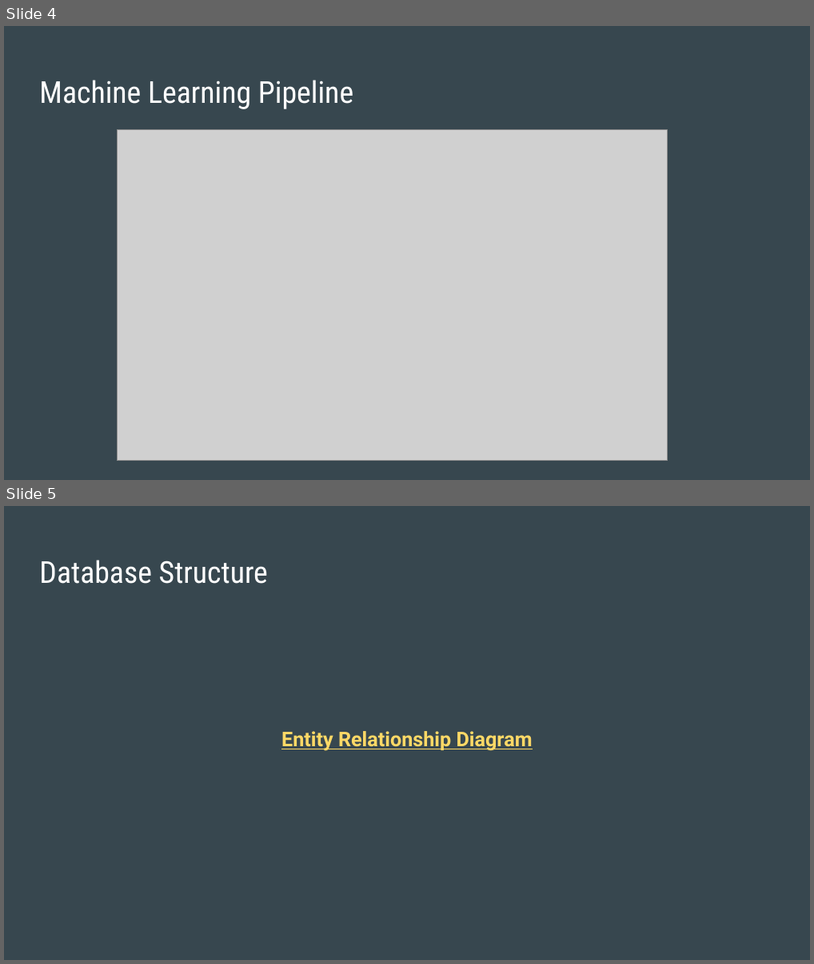
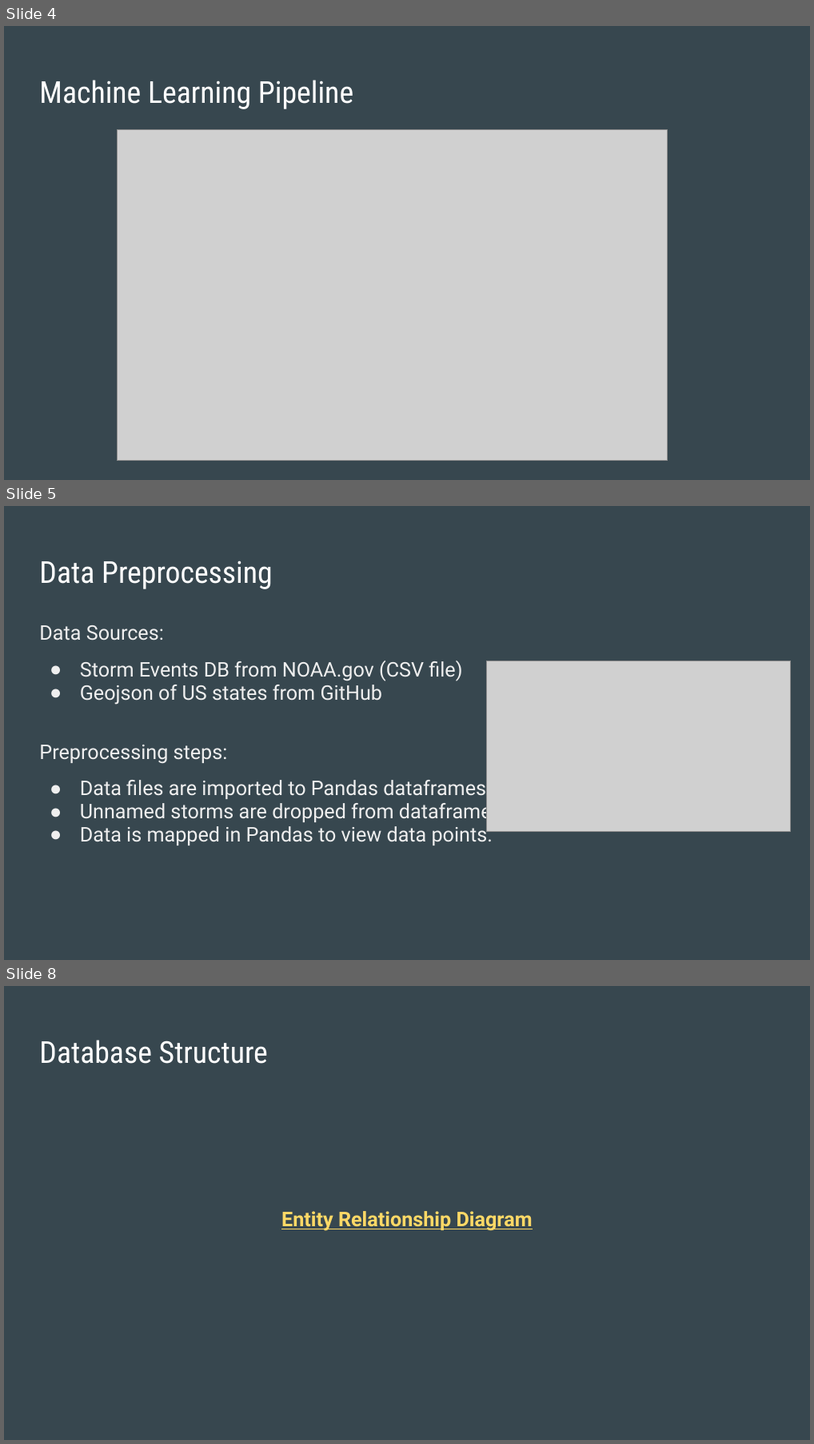
Before and after one commit to daniduce/Final-Project, a slide deck: Weather Patterns.pptx. Shown one above the other, each under a label of ours: slides 4 and 5 before the commit, slides 4, 5 and 8 after it; the slides between them are not shown. The pictures are 814x964 and 814x1444 pixels, drawn with LibreOffice and Linux fonts; fonts in the diff are those of the drawing; grey boxes stand for pictures. Boxes give left, top, right and bottom in pixels: in the first picture for what was removed or moved away, otherwise in the second. Text is boxed around its words. In the diff, an @@ line names an element or a change of style, - is before the commit and + after.

```diff
--- a/Weather Patterns.pptx
+++ b/Weather Patterns.pptx
@@ slide 5 added at (4,506,810,960), background #37474F @@
@@ title added at (39,560,273,589), 27 pt, text #FFFFFF @@
+Data Preprocessing
@@ text added at (39,625,497,845), 18 pt, text #EFEFEF @@
+Data Sources:
+● Storm Events DB from NOAA.gov (CSV file)
+● Geojson of US states from GitHub
+Preprocessing steps:
+● Data files are imported to Pandas dataframes
+● Unnamed storms are dropped from dataframe.
+● Data is mapped in Pandas to view data points.
@@ picture added at (487,661,791,831) @@
@@ what was slide 5 is now slide 8 @@
```
Also in this commit, not shown: 5 slides changed, 2 other slides added, 1 slide removed.
